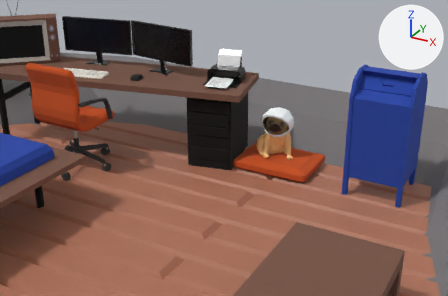
One commit to the glTF model public/models/spaceRoom.glb: the scene before it, then after it.
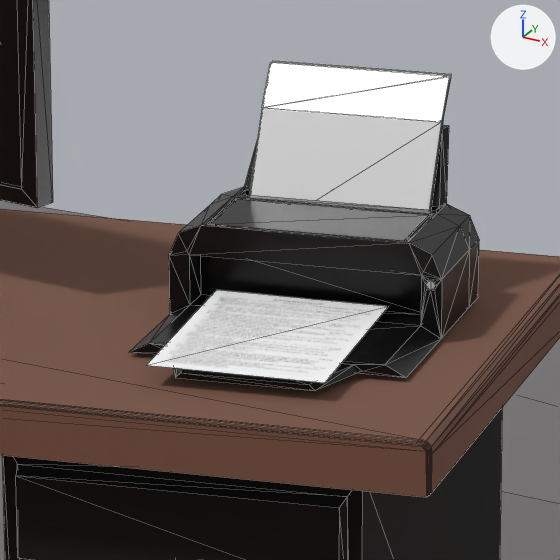
There are two pictures of each version: one from a 50 mm camera at (7.61, -8.35, 9.84) aimed at (-1.26, 7.79, 1.77), one close up on the part from 42% to 57% of the width and 14% to 37% of the height. Lighting does not change. The marker at upper right points along +X, +Y and +Z. The close-ups show mesh edges as thin lines. Where no turn or scale is listed for an object, it has been applied to the vertices. Vertices at the same position are counted once.

Names of what the first close-up shows: 'Asteroid_Icosphere', 'desk', 'monitor_2', 'monitor_2_screen', 'printer'.
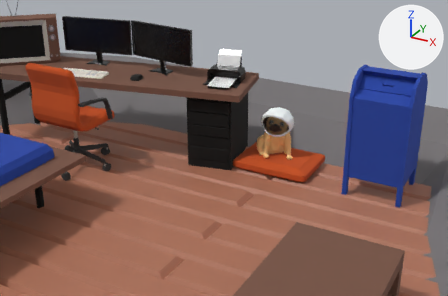
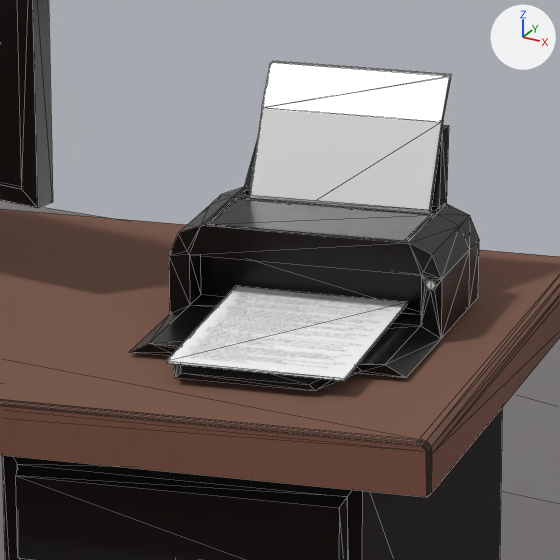
The change, as JSON lines over the scene's bpy script:
```json
{"block": "me_printer", "where": "# used by ob_printer; location = (-1.846, 8.849, 3.633)"}
{"op": "remove", "block": "me_printer", "code": "me_printer.from_pydata(...)  # 116 vertices, 182 faces; spans x -0.69..0.68, y -0.94..0.89, z 0.0..0.87"}
{"op": "add", "block": "me_printer", "code": "me_printer.from_pydata(...)  # 120 vertices, 192 faces; spans x -0.69..0.68, y -0.87..0.89, z 0.0..0.87"}
{"block": "me_printer", "change": "me_printer part 1"}
{"block": "me_printer", "change": "2 vertices are removed from x -0.4..0.52, y -0.78..-0.02, z 0.06..0.1"}
{"block": "me_printer", "change": "2 faces are deleted"}
{"block": "me_printer", "change": "2 vertices move from x -0.19..0.31, y -0.94..0.14, z 0.07..0.09 to x -0.15..0.36, y -0.86..0.22, z 0.06..0.08"}
{"block": "me_printer", "change": "6 vertices are added at (0.56, -0.7, 0.06), (-0.36, 0.06, 0.09), (-0.36, 0.06, 0.1), (-0.15, -0.86, 0.07), (0.56, -0.7, 0.07), (0.36, 0.22, 0.09)"}
{"block": "me_printer", "change": "12 new faces join them, mat_jacob_martinage_resume_1 (picture img_jacob_martinage_resume_1)"}
```

Where the change shows, as pixel boxes (x1, y1, x2, y2) in the close-ups (560 x 560 px):
```json
{"part": 1, "of": "me_printer", "change": "built on", "before": [147, 290, 388, 383], "after": [167, 286, 408, 381]}
```
